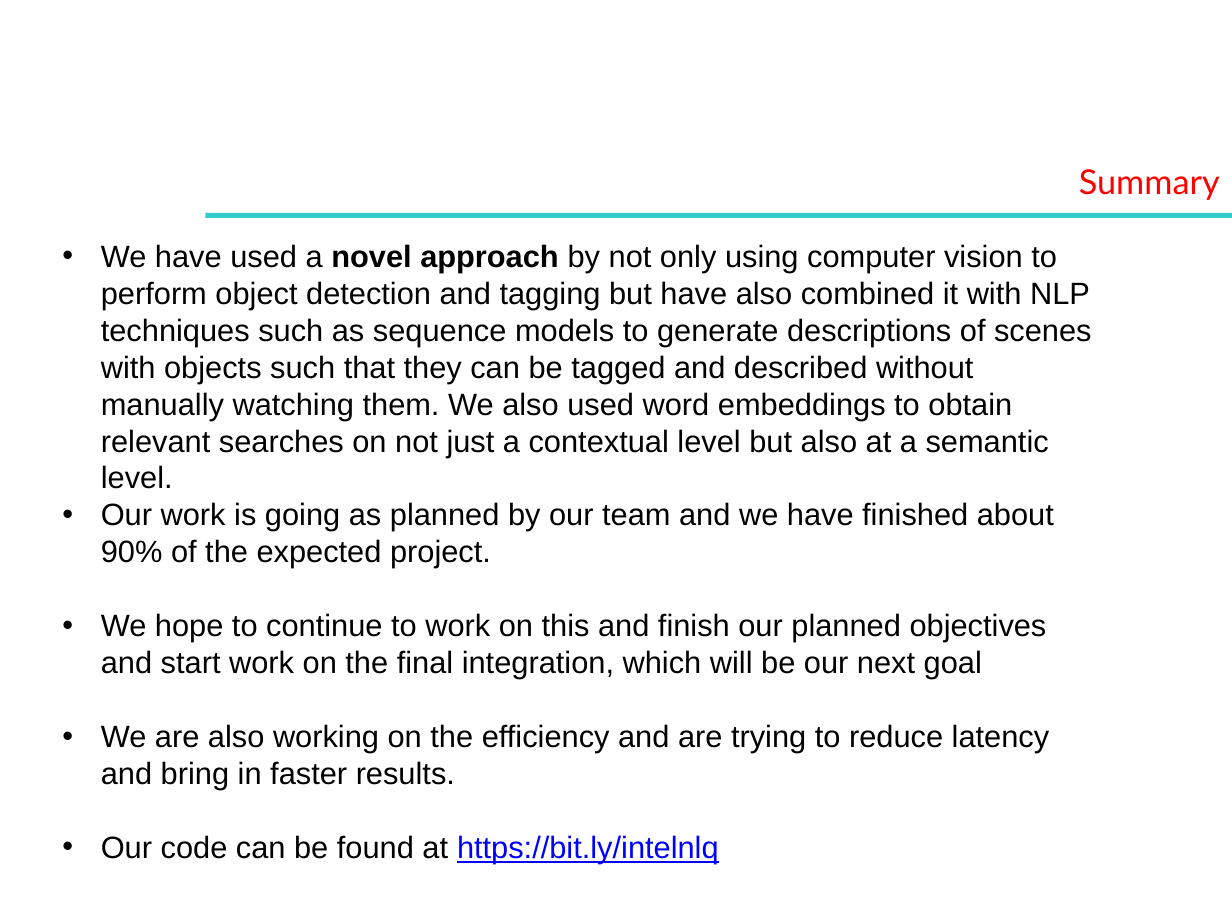
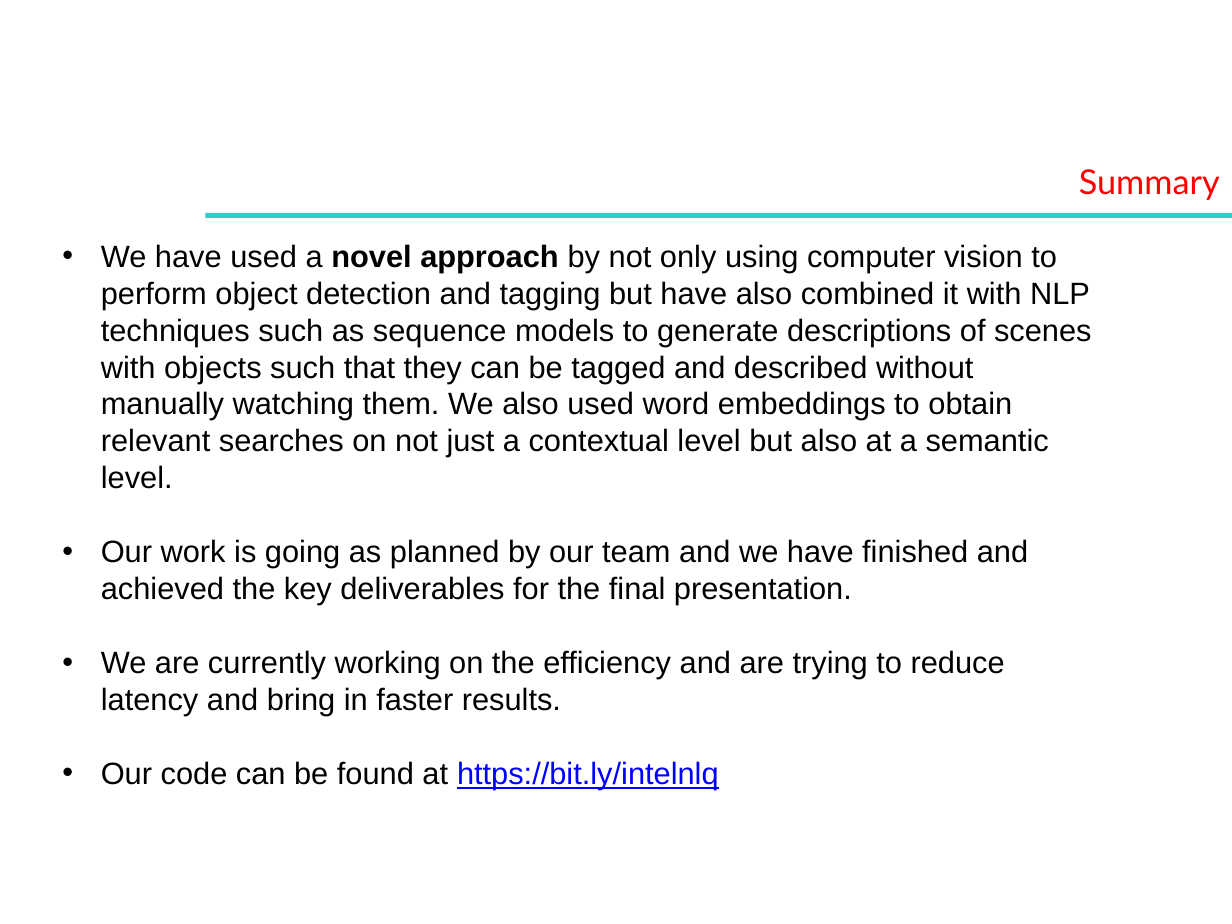
Before and after one commit to aditeyabaral/natural-language-database-querying, a slide deck: slide 8 of Presentation/Intel Contest_template.pptx (slide 7 before the commit). Drawn at 1232x924 pixels with LibreOffice and Linux fonts; fonts in the diff are those of the drawing; background and template pictures are left out. Boxes give left, top, right and bottom in pixels: in the first picture for what was removed or moved away, otherwise in the second. Text is boxed around its words. In the diff, an @@ line names an element or a change of style, - is before the commit and + after.

```diff
--- a/Presentation/Intel Contest_template.pptx
+++ b/Presentation/Intel Contest_template.pptx
@@ text at [101, 539, 1028, 716]: text changed @@
-• Our work is going as planned by our team and we have finished about 90% of the expected project.
-• We hope to continue to work on this and finish our planned objectives and start work on the final integration, which will be our next goal
-• We are also working on the efficiency and are trying to reduce latency and bring in faster results.
+• Our work is going as planned by our team and we have finished and achieved the key deliverables for the final presentation.
+• We are currently working on the efficiency and are trying to reduce latency and bring in faster results.
```
Also in this commit, not shown: 4 other slides changed, 1 slide added, 1 other file.
